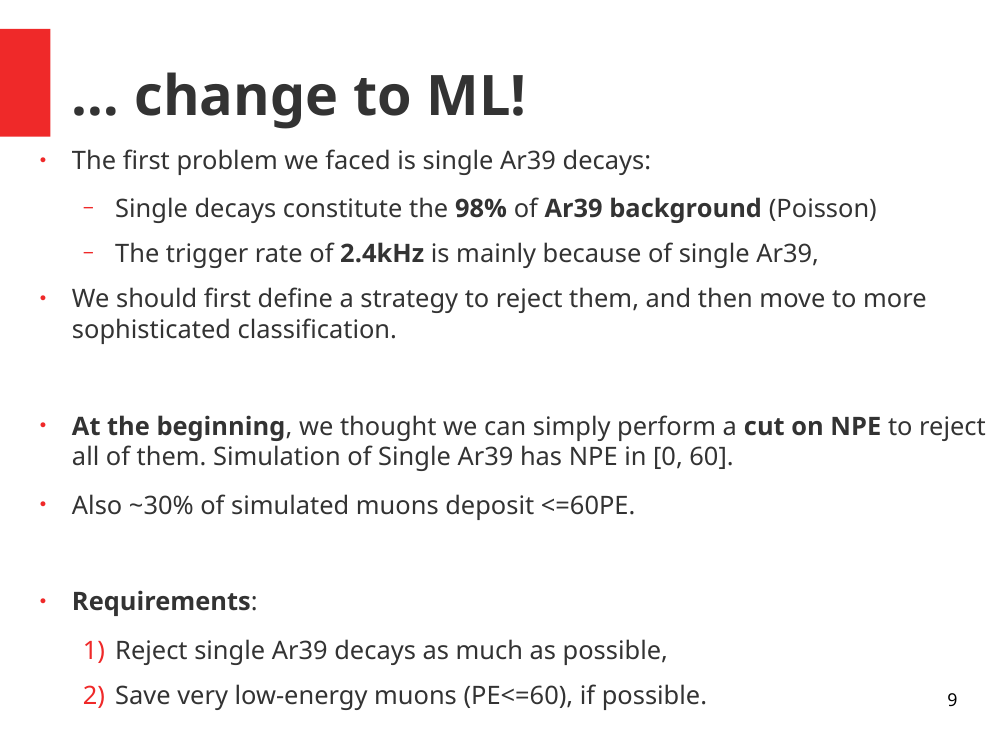
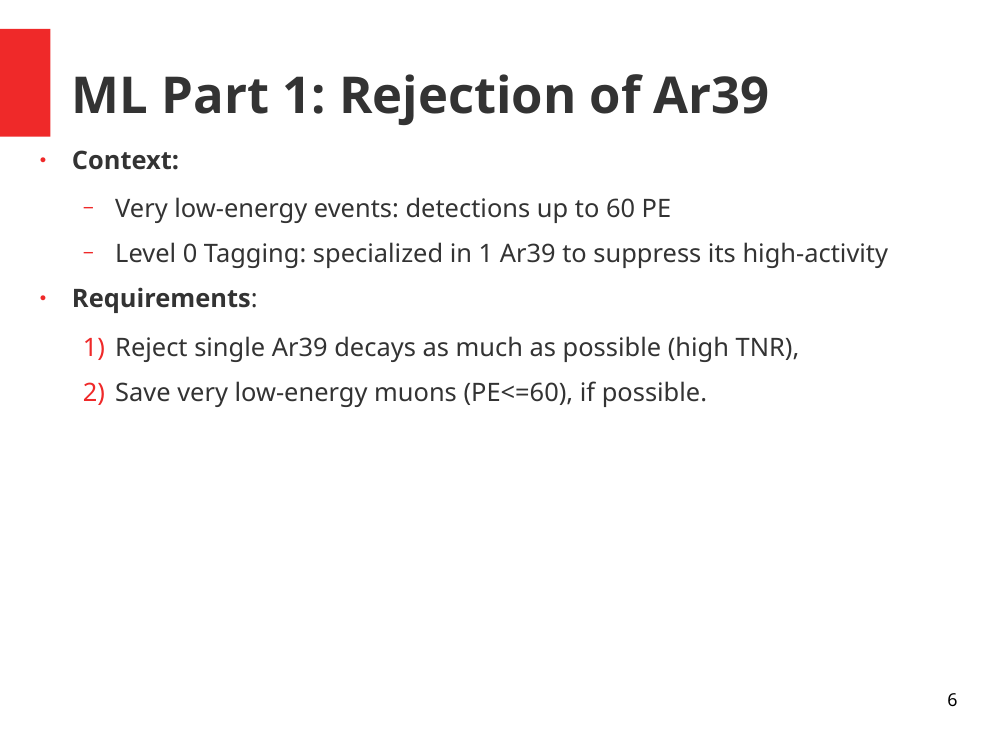
Before and after one commit to luigiberducci/ML4NP, a slide deck: slide 6 of Docs/meeting_ml4np_14lug2020.odp (slide 9 before the commit). Drawn at 1008x756 pixels with LibreOffice and Linux fonts; fonts in the diff are those of the drawing. Boxes give left, top, right and bottom in pixels: in the first picture for what was removed or moved away, otherwise in the second. Text is boxed around its words. In the diff, an @@ line names an element or a change of style, - is before the commit and + after.

```diff
--- a/Docs/meeting_ml4np_14lug2020.odp
+++ b/Docs/meeting_ml4np_14lug2020.odp
@@ title at (72,74,770,125): text changed; size 44 to 40 pt @@
-… change to ML!
+ML Part 1: Rejection of Ar39
@@ text at (72,150,889,268): text changed @@
-● The first problem we faced is single Ar39 decays:
-  − Single decays constitute the 98% of Ar39 background (Poisson)
-  − The trigger rate of 2.4kHz is mainly because of single Ar39,
-● We should first define a strategy to reject them, and then move to more sophisticated classification.
-● At the beginning, we thought we can simply perform a cut on NPE to reject all of them. Simulation of Single Ar39 has NPE in [0, 60].
-● Also ~30% of simulated muons deposit <=60PE.
+● Context:
+  − Very low-energy events: detections up to 60 PE
+  − Level 0 Tagging: specialized in 1 Ar39 to suppress its high-activity
@@ text at (115,336,800,362): text changed @@
-  1) Reject single Ar39 decays as much as possible,
+  1) Reject single Ar39 decays as much as possible (high TNR),
@@ page number at (947,693,957,707): text changed @@
-9
+6
```
Also in this commit, not shown: 2 other slides changed, 7 slides added, 14 slides removed.
